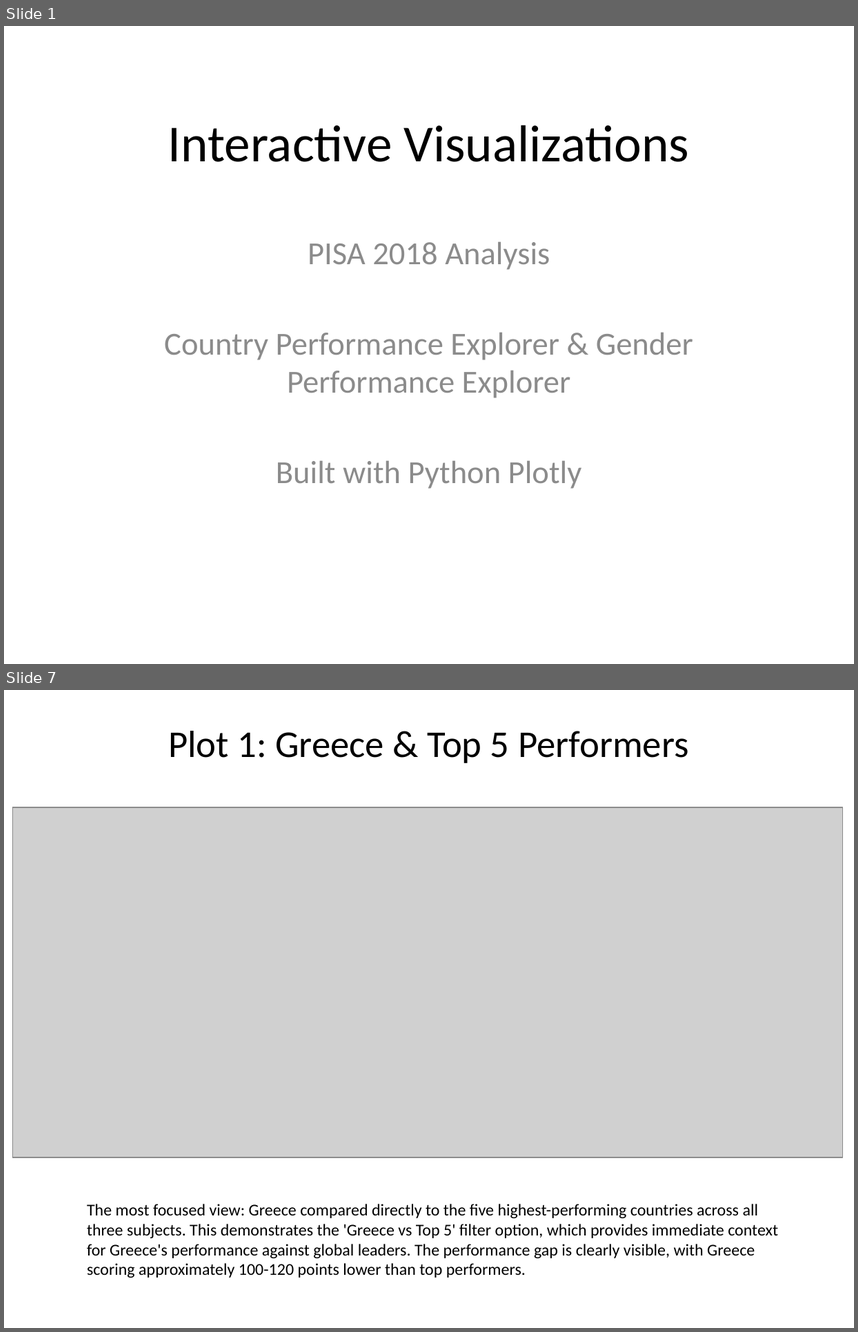
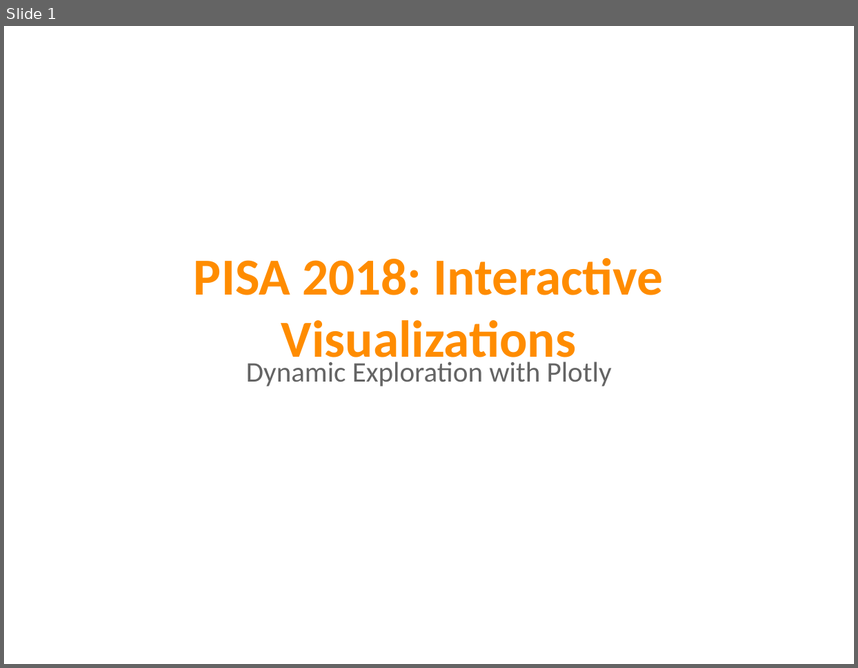
Before and after one commit to kitsakisGk/Masters_AUEB, a slide deck: Data_visualization/Assignment_1/PISA_2018_Interactive_Plots.pptx. Shown one above the other, each under a label of ours: slides 1 and 7 before the commit, slide 1 after it; the slides between them are not shown. The pictures are 858x1332 and 858x668 pixels, drawn with LibreOffice and Linux fonts; fonts in the diff are those of the drawing; grey boxes stand for pictures. Boxes give left, top, right and bottom in pixels: in the first picture for what was removed or moved away, otherwise in the second. Text is boxed around its words. In the diff, an @@ line names an element or a change of style, - is before the commit and + after.

Commit message:
Update Data Visualization Assignment 1: Replace with EDA notebook and reorganize plots

```diff
--- a/Data_visualization/Assignment_1/PISA_2018_Interactive_Plots.pptx
+++ b/Data_visualization/Assignment_1/PISA_2018_Interactive_Plots.pptx
@@ slide 7 removed at box(4, 690, 854, 1328), background #FFFFFF @@
@@ text removed at box(168, 731, 689, 763) @@
-Plot 1: Greece & Top 5 Performers
@@ picture removed at box(12, 807, 842, 1156) @@
@@ text removed at box(87, 1203, 778, 1277) @@
-The most focused view: Greece compared directly to the five highest-performing countries across all three subjects. This demonstrates the 'Greece vs Top 5' filter option, which provides immediate context for Greece's performance against global leaders. The performance gap is clearly visible, with Greece scoring approximately 100-120 points lower than top performers.
@@ slide 1 changed as well @@
@@ text "PISA 2018: Interactive Visualizations" at box(194, 258, 663, 369): vertical alignment middle to top @@
@@ text at box(194, 258, 663, 369): text changed; text colour #000000 to #FF8C00; bold on @@
-Interactive Visualizations
+PISA 2018: Interactive Visualizations
@@ text at box(246, 361, 612, 386): text changed; size 27.2 to 24 pt; text colour #8C8C8C to #646464 @@
-PISA 2018 Analysis
-Country Performance Explorer & Gender Performance Explorer
-Built with Python Plotly
+Dynamic Exploration with Plotly
```
Also in this commit, not shown: 2 other slides changed, 4 slides added, 8 other slides removed, 37 other files.
